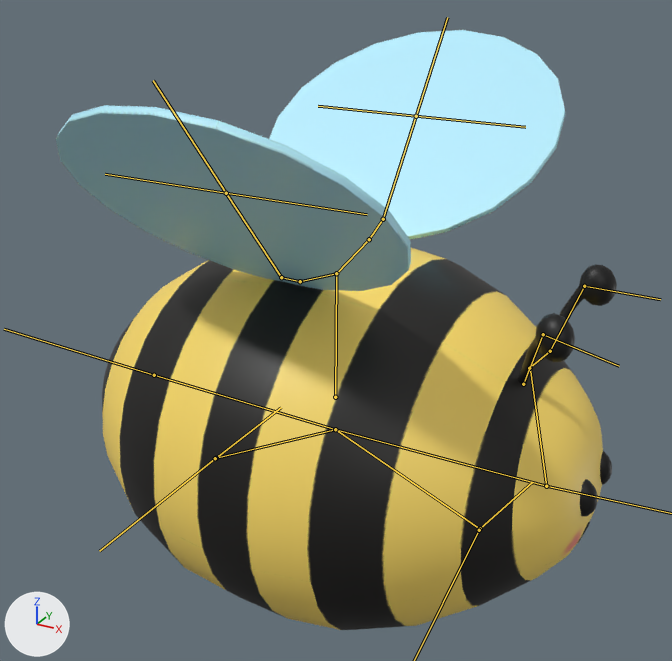
A saved change to the FBX model Assets/Models-Animations/NPCModels/Bee/Bee.fbx.
Both versions are drawn from a 50 mm lens placed at (1.98, -3.56, 3.94), pointed at (-0.01, 0.07, 2.13). Lighting does not change. The marker at lower left points along +X, +Y and +Z. The bones that bend it are drawn over the model as lines.

Names of what the first picture shows: 'Plane', 'Wings'.
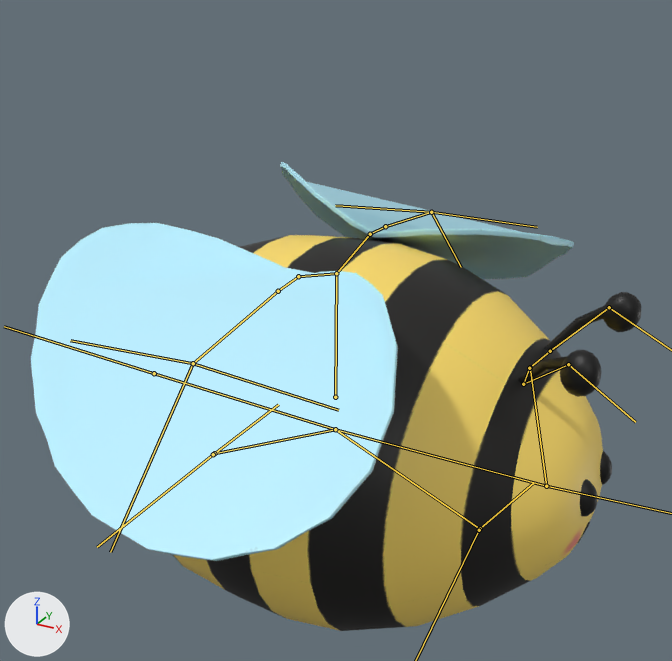
The newer file adds an action. The first version stands in its rest pose; the second is drawn at frame 17 of the action 'Scene'.

Boxes [x1, y1, x2, y2] around the edits, measured in the pictures (672 x 661 px):
'Wings', posed
    before: [56, 30, 565, 291]
    after: [31, 162, 574, 561]
'Plane', posed
    before: [102, 248, 617, 630]
    after: [173, 235, 641, 631]
bone 'Bone.021', root to tip
    before: (550, 351) to (584, 286)
    after: (550, 351) to (609, 307)
bone 'Bone.024', root to tip
    before: (523, 384) to (543, 334)
    after: (523, 384) to (568, 364)
bone 'Bone.002', root to tip
    before: (335, 429) to (216, 458)
    after: (335, 429) to (214, 453)
bone 'Bone.033', root to tip
    before: (336, 273) to (300, 281)
    after: (336, 273) to (298, 276)
bone 'Bone.038', root to tip
    before: (300, 281) to (281, 277)
    after: (298, 276) to (278, 291)
bone 'Bone.034', root to tip
    before: (281, 277) to (226, 193)
    after: (278, 291) to (193, 363)
bone 'Bone.040', root to tip
    before: (226, 193) to (153, 80)
    after: (193, 363) to (110, 552)
bone 'Bone.035', root to tip
    before: (226, 193) to (367, 214)
    after: (193, 363) to (338, 410)
bone 'Bone.036', root to tip
    before: (226, 193) to (105, 174)
    after: (193, 363) to (70, 340)
bone 'Bone.037', root to tip
    before: (336, 273) to (369, 239)
    after: (336, 273) to (370, 234)
bone 'Bone.039', root to tip
    before: (369, 239) to (383, 219)
    after: (370, 234) to (385, 226)
bone 'Bone.041', root to tip
    before: (383, 219) to (416, 116)
    after: (385, 226) to (431, 212)
bone 'Bone.042', root to tip
    before: (416, 116) to (447, 17)
    after: (431, 212) to (461, 267)
bone 'Bone.044', root to tip
    before: (416, 116) to (318, 106)
    after: (431, 212) to (335, 205)

The change in detail:
Bone 'Bone.021' (bone_bone_021) turns from (0, 0, 0) to (0, 0, -27) degrees about its own x, y and z.
Bone 'Bone.024' (bone_bone_024) turns from (0, 0, 0) to (0, 0, -27) degrees about its own x, y and z.
Bone 'Bone.002' (bone_bone_002) turns from (0, 0, 0) to (2, 0, 0) degrees about its own x, y and z.
Bone 'Bone.033' (bone_bone_033) turns from (0, 0, 0) to (-4, 0, 0) degrees about its own x, y and z.
Bone 'Bone.033' (bone_bone_033) is rescaled from (1.0, 1.0, 1.0) to (1.05, 1.05, 1.05).
Bone 'Bone.038' (bone_bone_038) turns from (0, 0, 0) to (30, 0, 0) degrees about its own x, y and z.
Bone 'Bone.034' (bone_bone_034) turns from (0, 0, 0) to (0, 0, -33) degrees about its own x, y and z.
Bone 'Bone.040' (bone_bone_040) turns from (0, 0, 0) to (0, 0, -36) degrees about its own x, y and z.
Bone 'Bone.040' (bone_bone_040) is rescaled from (1.0, 1.0, 1.0) to (1.19, 1.19, 1.19).
Bone 'Bone.035' (bone_bone_035) turns from (0, 0, 0) to (0, 36, -4) degrees about its own x, y and z.
Bone 'Bone.036' (bone_bone_036) turns from (0, 0, 0) to (0, -35, -4) degrees about its own x, y and z.
Bone 'Bone.037' (bone_bone_037) turns from (0, 0, 0) to (4, 0, 0) degrees about its own x, y and z.
Bone 'Bone.037' (bone_bone_037) is rescaled from (1.0, 1.0, 1.0) to (1.05, 1.05, 1.05).
Bone 'Bone.039' (bone_bone_039) turns from (0, 0, 0) to (-30, 0, 0) degrees about its own x, y and z.
Bone 'Bone.041' (bone_bone_041) turns from (0, 0, 0) to (0, 0, 33) degrees about its own x, y and z.
Bone 'Bone.042' (bone_bone_042) turns from (0, 0, 0) to (0, 0, 36) degrees about its own x, y and z.
Bone 'Bone.042' (bone_bone_042) is rescaled from (1.0, 1.0, 1.0) to (1.19, 1.19, 1.19).
Bone 'Bone.044' (bone_bone_044) turns from (0, 0, 0) to (5, 35, 4) degrees about its own x, y and z.
